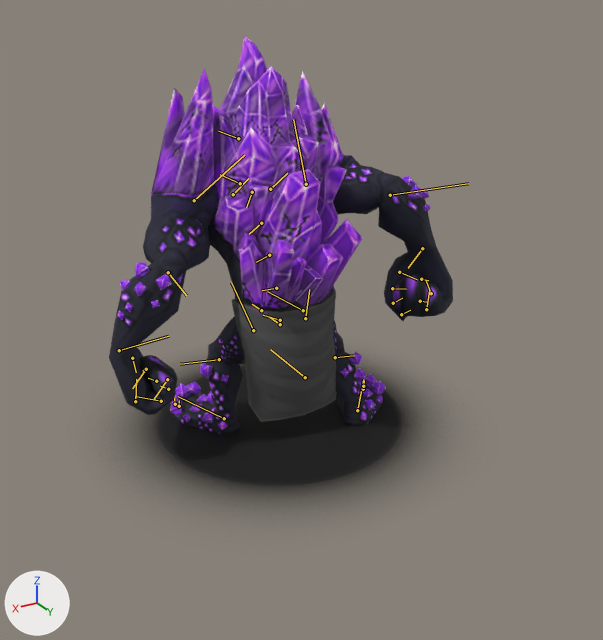
What one commit did to the FBX model Assets/Models/Enemies/StoneGolemBoss.FBX.
Before and after are seen from a camera (50 mm lens) standing at (31.6, 56.0, 36.8) and looking at (-0.3, 3.0, 10.2). Every picture has the same lights, and +X, +Y and +Z are marked at lower left. Both versions are drawn at frame 46 of the action 'Take 001'; the numbers are the values there. The bones that bend it are drawn over the model as lines.

Objects in the first picture: 'Breakable', 'Breakable.001', 'Breakable.002', 'Breakable.004', 'Breakable.006', 'Object005', 'Plane001'.
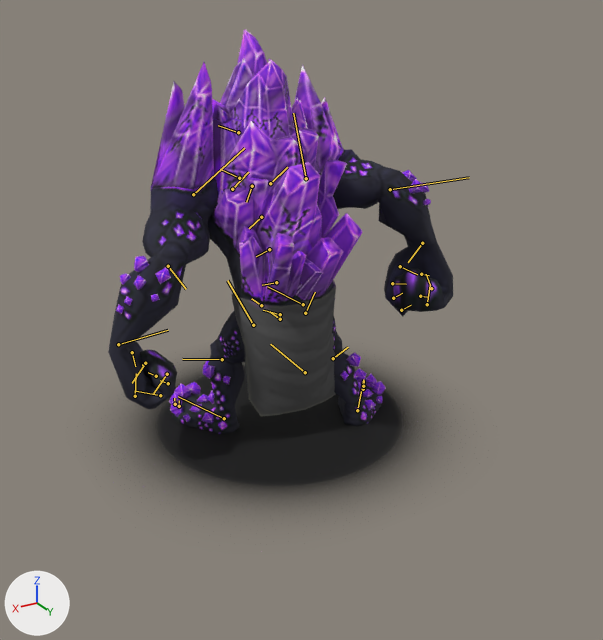
The change in detail:
Object 'Bip001' (bone_rig_object) moves from (0.0, 0.0, 8.78) to (0.0, 0.0, 9.27).
Bone 'Bip001 L Thigh' (bone_bip001_l_thigh) turns from (-23, -2, 32) to (-24, -5, 26) degrees about its own x, y and z.
Bone 'LeftLeg' (bone_leftleg) turns from (0, 0, -49) to (0, 0, -37) degrees about its own x, y and z.
Bone 'Bip001 L Foot' (bone_bip001_l_foot) turns from (6, 15, 12) to (3, 17, 8) degrees about its own x, y and z.
Bone 'Bip001 R Thigh' (bone_bip001_r_thigh) turns from (37, 2, -15) to (37, 9, -23) degrees about its own x, y and z.
Bone 'RightLeg' (bone_rightleg) turns from (0, 0, -22) to (0, 0, 0) degrees about its own x, y and z.
Bone 'Bip001 R Foot' (bone_bip001_r_foot) turns from (-11, 0, 14) to (-6, -3, 5) degrees about its own x, y and z.

Where the change shows, as pixel boxes [x1, y1, x2, y2] in the pictures (603 x 640 px):
'Object005', posed
    before: [109, 69, 453, 434]
    after: [108, 62, 453, 434]
'Breakable.002', posed
    before: [210, 36, 363, 311]
    after: [210, 29, 363, 305]
'Breakable', posed
    before: [116, 262, 171, 320]
    after: [116, 256, 171, 314]
'Breakable.001', posed
    before: [401, 176, 431, 211]
    after: [402, 170, 431, 209]
'Breakable.004', posed
    before: [200, 361, 228, 404]
    after: [203, 360, 231, 404]
'Breakable.006', posed
    before: [341, 352, 363, 393]
    after: [341, 352, 362, 392]
bone 'Bip001 L Thigh', root to tip
    before: (253, 330) to (231, 282)
    after: (253, 325) to (227, 280)
bone 'LeftLeg', root to tip
    before: (219, 359) to (180, 364)
    after: (222, 359) to (182, 359)
bone 'Bip001 R Thigh', root to tip
    before: (305, 318) to (309, 289)
    after: (305, 313) to (315, 292)
bone 'RightLeg', root to tip
    before: (335, 357) to (354, 355)
    after: (333, 358) to (348, 347)
